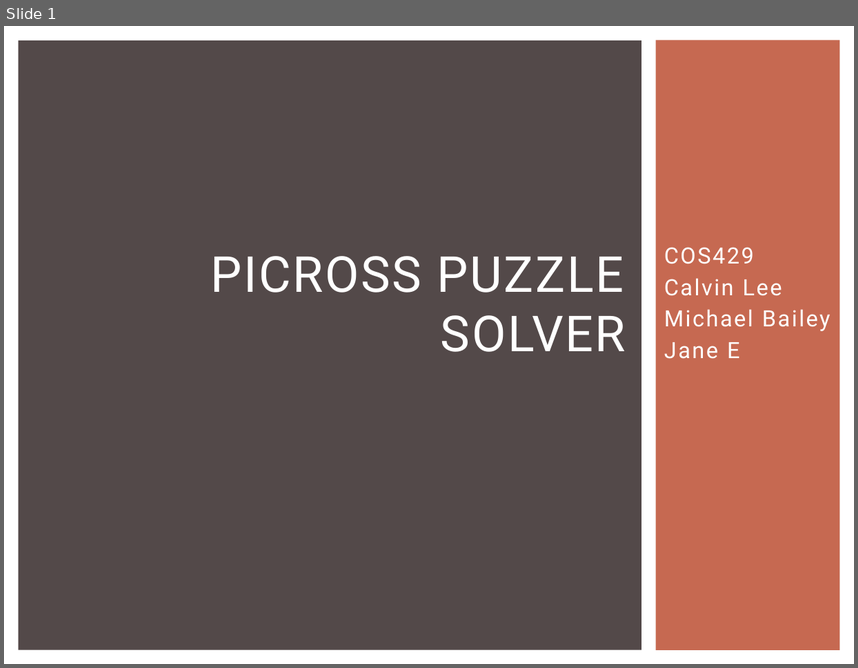
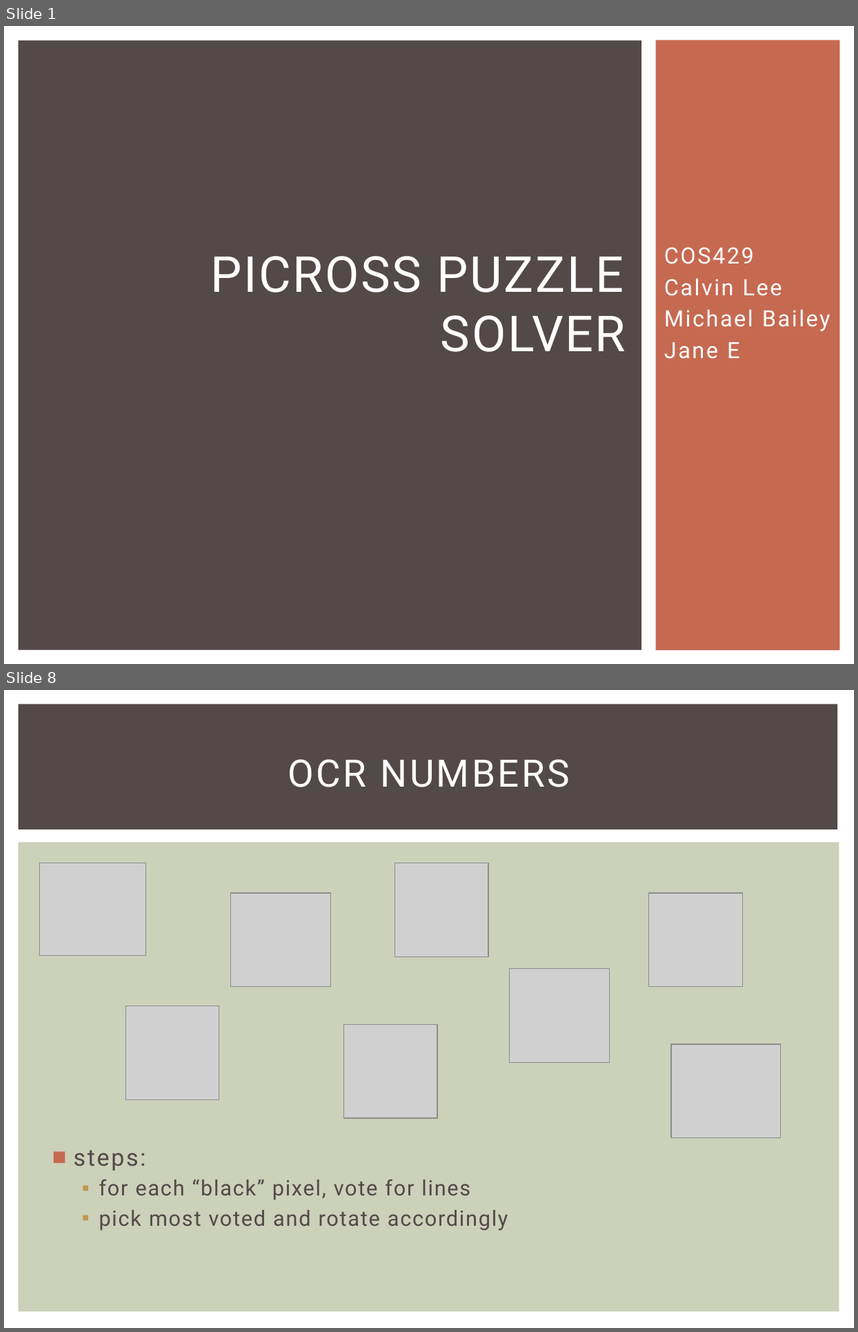
Before and after one commit to Calvin-Michael-Jane/Picross-Vision-Solver, a slide deck: COS429FinalProject.pptx. Shown one above the other, each under a label of ours: slide 1 before the commit, slides 1 and 8 after it; the slides between them are not shown. The pictures are 858x668 and 858x1332 pixels, drawn with LibreOffice and Linux fonts; fonts in the diff are those of the drawing; grey boxes stand for pictures. Boxes give left, top, right and bottom in pixels: in the first picture for what was removed or moved away, otherwise in the second. Text is boxed around its words. In the diff, an @@ line names an element or a change of style, - is before the commit and + after.

```diff
--- a/COS429FinalProject.pptx
+++ b/COS429FinalProject.pptx
@@ slide 8 added at (4,690,854,1328), background #FFFFFF @@
@@ rectangle added at (18,704,838,829), fill #534949 @@
@@ title added at (288,759,570,787), 32 pt, text #FFFFFF @@
+OCR NUMBERS
@@ rectangle added at (18,842,840,1312), fill #CCD1B9 @@
@@ picture added at (40,863,146,956) @@
@@ picture added at (395,863,488,957) @@
@@ picture added at (230,893,330,987) @@
@@ picture added at (649,893,743,987) @@
@@ picture added at (510,969,610,1063) @@
@@ picture added at (125,1006,219,1100) @@
@@ picture added at (344,1024,437,1118) @@
@@ picture added at (671,1045,780,1138) @@
@@ text added at (74,1150,508,1230), 18 pt, text #534949 @@
+■ steps:
+  ▪ for each “black” pixel, vote for lines
+  ▪ pick most voted and rotate accordingly
```
Also in this commit, not shown: 4 slides changed, 4 other slides added, 5 slides removed, 16 other files.
